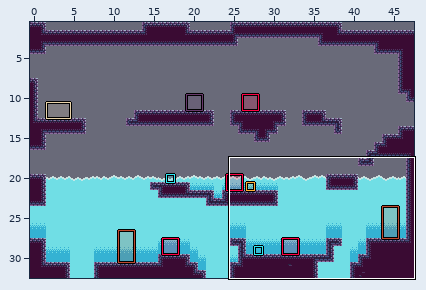
An edit to a level. LDtk project, docs/map/map-easy.ldtk. Above: a wide view before the commit, with the close-up outlined.
Close-up. Before the commit:
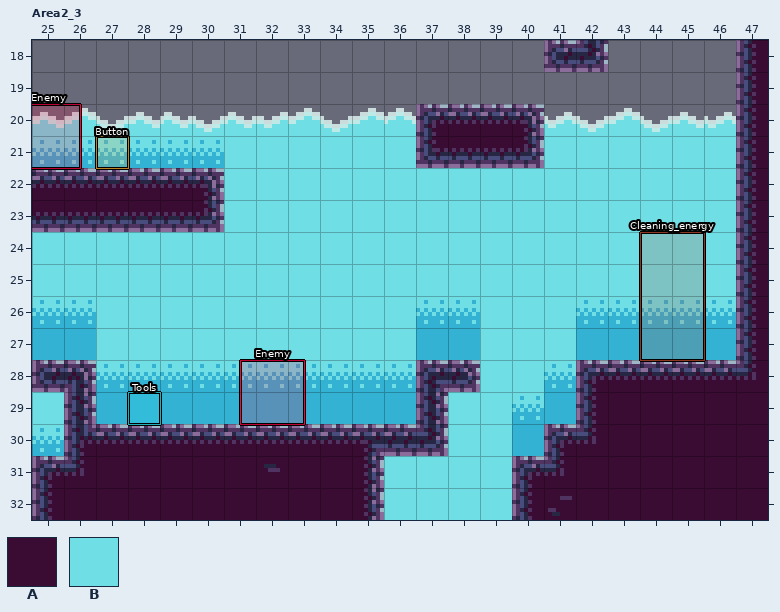
Cells are 8x8 px. Shown: Area2_3 x 25..47, y 18..32. The commit also changed other parts of the map, which this record leaves out.
Key: from "Collisions": A 1 "ground", B 2 "water".
_ is an empty cell.
Layers that did not change in this view are not listed.
Layer "Collisions" before, first column x 25:
18 ________________AA____A
19 ______________________A
20 BBBBBBBBBBBBAAAABBBBBBA
21 BBBBBBBBBBBBAAAABBBBBBA
22 AAAAAABBBBBBBBBBBBBBBBA
23 AAAAAABBBBBBBBBBBBBBBBA
24 BBBBBBBBBBBBBBBBBBBBBBA
25 BBBBBBBBBBBBBBBBBBBBBBA
26 BBBBBBBBBBBBBBBBBBBBBBA
27 BBBBBBBBBBBBBBBBBBBBBBA
28 AABBBBBBBBBBAABBBAAAAAA
29 BABBBBBBBBBBABBBBAAAAAA
30 BAAAAAAAAAAAABBBAAAAAAA
31 AAAAAAAAAAABBBBAAAAAAAA
32 AAAAAAAAAAABBBBAAAAAAAA
The result:
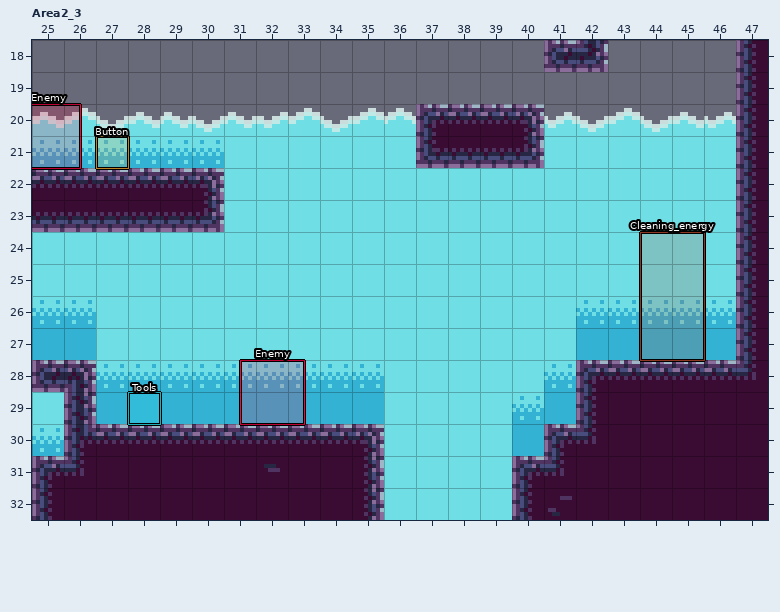
The edit:
Layer "Collisions":
Tile A becomes tile B in row 28 at x 37 to 38; in row 29 at x 37; in row 30 at x 36 to 37.
